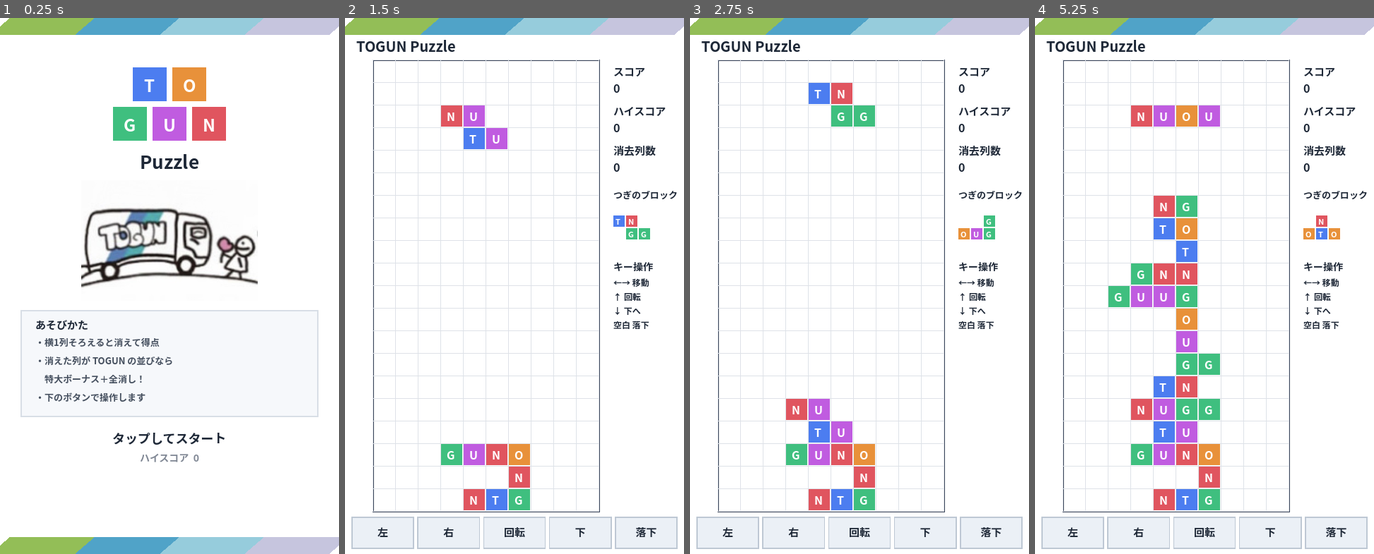
Above: before the commit, frames 1-4 (left to right).
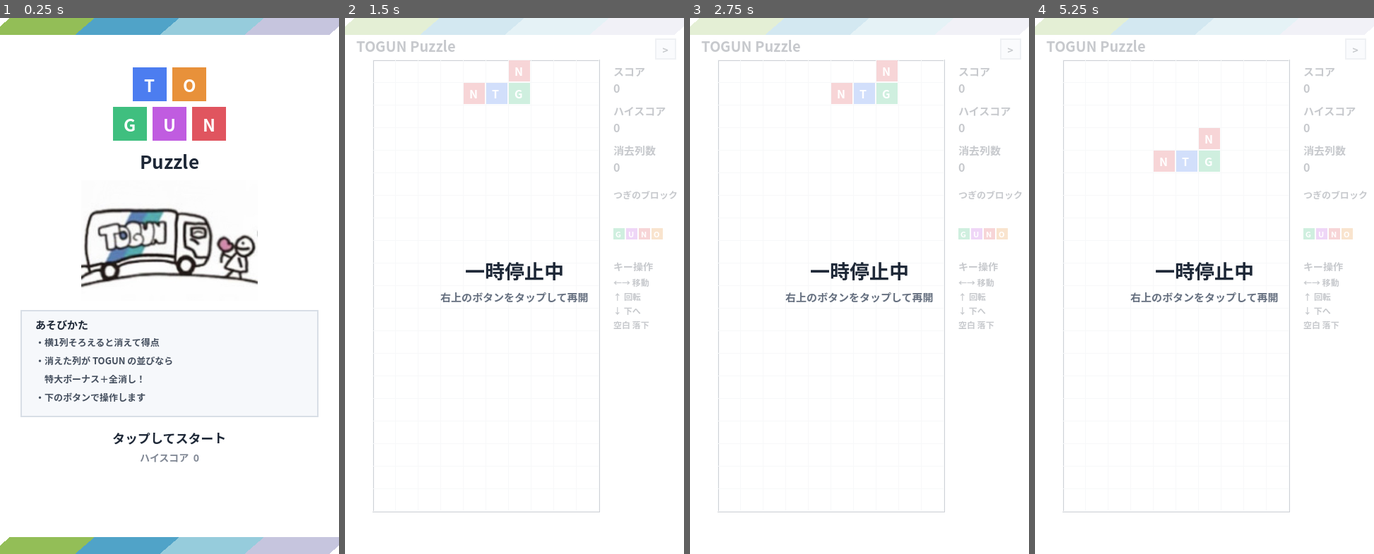
Above: after the commit, the same moments.

Repository: bohu0422-ops/togun-puzzle
Game: Godot game, scene res://scenes/Main.tscn
Two runs of this game, one before a commit and one after it. Both use one fixed random seed, a clock stepped at 60 frames per second and the inputs below.
Inputs (mouse positions are in pixels of both pictures, inside the frame that each line leads up to):
- Up to frame 1 (0.25 s): no input
- Up to frame 2 (1.5 s): tap Enter at 0.5 s; move the mouse to (589, 259) at 0.52 s; hold Right 0.53-1.28 s; tap P at 0.6 s; click (589, 259) at 0.67 s; tap Space at 0.77, 1.25 s; tap R at 0.8, 1.35 s; move the mouse to (446, 312) at 1.27 s; hold Down from 1.28 s (still down); click (446, 312) at 1.42 s
- Up to frame 3 (2.75 s): tap Space at 1.52 s; tap P at 1.55, 2.1 s; tap Enter at 2 s; move the mouse to (893, 168) at 2.02 s; release Down at 2.03 s; hold Right from 2.03 s (still down); click (893, 168) at 2.17 s; tap R at 2.3 s
- Up to frame 4 (5.25 s): tap Space at 2.75, 3.02, 3.77, 4.25, 4.52 s; move the mouse to (1187, 393) at 2.77 s; release Right at 2.78 s; hold Up 2.78-3.53 s; tap R at 2.85, 3.8, 4.35 s; click (1187, 393) at 2.92 s; tap P at 3.05, 3.6, 4.55, 5.1 s; tap Enter at 3.5 s; move the mouse to (1306, 366) at 3.52 s; hold Left 3.53-5.03 s; click (1306, 366) at 3.67 s; move the mouse to (1102, 205) at 4.27 s; click (1102, 205) at 4.42 s; move the mouse to (1221, 286) at 5.02 s; hold Down from 5.03 s (still down); click (1221, 286) at 5.17 s

The runs differ from the first frame. In frame 1, less than 0.1% of the frame differs, in the area x 18-48%, y 60-80%; in frame 2, 14%; in frame 3, 15%; in frame 4, 20%, in the area x 0-100%, y 0-100%.

Commit message:
一時停止機能とタップボタンの並び替え機能を追加、マウスクリックのタッチエミュレーションを有効化

Diff:
--- a/project.godot
+++ b/project.godot
@@ -25,6 +25,10 @@
 window/size/viewport_height=760
 window/stretch/mode="canvas_items"
 
+[input_devices]
+
+pointing/emulate_touch_from_mouse=true
+
 [rendering]
 
 renderer/rendering_method="gl_compatibility"
--- a/scripts/Main.gd
+++ b/scripts/Main.gd
@@ -63,6 +63,8 @@
 
 # ハイスコアの保存先（Web版ではブラウザの保存領域に記録される）
 const HIGH_SCORE_PATH = "user://highscore.save"
+# タップボタンの並び順の保存先
+const BUTTON_ORDER_PATH = "user://buttonorder.save"
 
 # 7種類のブロック形状（回転前の基準形）
 const SHAPES = {
@@ -86,10 +88,8 @@
 ]
 
 # =====================================================
-#  効果音・BGM（音声ファイルを使わず、コードで波形を生成する）
-#  BGMは「山の魔王の宮殿にて」（グリーグ、パブリックドメイン）の
-#  上昇して下降する音型・テンポアップしていく構成を、
-#  短調ではなく長調にアレンジして明るくポップな8bit風にしたもの。
+#  効果音（音声ファイルを使わず、コードで波形を生成する）
+#  BGM本体は実際のオーケストラ録音（assets/audio/）を使用
 # =====================================================
 const AUDIO_MIX_RATE = 22050
 const C4_FREQ = 261.63
@@ -120,10 +120,19 @@
 var bonus_active = false  # TOGUNボーナス演出中かどうか
 var bonus_timer = 0.0
 
+var paused = false  # 一時停止中かどうか
+
 var next_piece_cells = []  # 次に出てくるブロックの形（プレビュー表示用）
 var next_letters = []      # 次に出てくるブロックの文字
 
+var button_order = [0, 1, 2, 3, 4]  # TOUCH_BUTTON_DEFSの並び順（インデックス）
+var rearrange_mode = false          # ボタンの並び替えモード中かどうか
+var rearrange_selected = -1         # 並び替え中に選択済みのボタン位置（-1で未選択）
+
 var touch_buttons = []    # [{"rect": Rect2, "action": String, "label": String}, ...]
+var pause_button_rect = Rect2()
+var rearrange_button_rect = Rect2()
+var rearrange_reset_rect = Rect2()
 var truck_texture = preload("res://assets/togun_truck.jpg")
 var game_font = preload("res://assets/fonts/NotoSansJP.ttf")  # 日本語表示用（Godot内蔵フォントには日本語が無いため）
 
@@ -139,6 +148,7 @@
 func _ready():
 	randomize()
 	_load_high_score()
+	_load_button_order()
 	_init_board()
 	_roll_next_piece()
 	_spawn_piece()
@@ -164,6 +174,43 @@
 	if f == null:
 		return
 	f.store_line(str(high_score))
+	f.close()
+
+
+func _load_button_order():
+	if not FileAccess.file_exists(BUTTON_ORDER_PATH):
+		return
+	var f = FileAccess.open(BUTTON_ORDER_PATH, FileAccess.READ)
+	if f == null:
+		return
+	var line = f.get_line()
+	f.close()
+	var parts = line.split(",")
+	if parts.size() != TOUCH_BUTTON_DEFS.size():
+		return
+	var order = []
+	for p in parts:
+		if not p.is_valid_int():
+			return
+		order.append(int(p))
+	order.sort()
+	for i in range(order.size()):
+		if order[i] != i:
+			return  # 0..4が過不足なく揃っていない場合は不正なデータとして無視
+	var parsed = []
+	for p in parts:
+		parsed.append(int(p))
+	button_order = parsed
+
+
+func _save_button_order():
+	var f = FileAccess.open(BUTTON_ORDER_PATH, FileAccess.WRITE)
+	if f == null:
+		return
+	var strs = []
+	for i in button_order:
+		strs.append(str(i))
+	f.store_line(",".join(strs))
 	f.close()
 
 
@@ -184,10 +231,16 @@
 	var total_w = viewport_w - TOUCH_BTN_MARGIN * 2 - TOUCH_BTN_GAP * (count - 1)
 	var btn_w = total_w / count
 	var x = TOUCH_BTN_MARGIN
-	for d in TOUCH_BUTTON_DEFS:
+	for idx in button_order:
+		var d = TOUCH_BUTTON_DEFS[idx]
 		var rect = Rect2(x, TOUCH_BTN_Y, btn_w, TOUCH_BTN_H)
-		touch_buttons.append({"rect": rect, "action": d["action"], "label": d["label"]})
+		touch_buttons.append({"rect": rect, "action": d["action"], "label": d["label"], "def_index": idx})
 		x += btn_w + TOUCH_BTN_GAP
+
+	var info_x = BOARD_OFFSET_X + COLS * CELL_SIZE + 20
+	pause_button_rect = Rect2(viewport_w - 40, HEADER_STRIPE_H + 6, 28, 28)
+	rearrange_button_rect = Rect2(info_x, BOARD_OFFSET_Y + 400, 100, 26)
+	rearrange_reset_rect = Rect2(info_x, BOARD_OFFSET_Y + 432, 100, 26)
 
 
 func _init_board():
@@ -226,6 +279,10 @@
 		queue_redraw()
 		return
 
+	if paused:
+		queue_redraw()
+		return
+
 	if bonus_active:
 		bonus_timer -= delta
 		if bonus_timer <= 0.0:
@@ -250,19 +307,20 @@
 				bgm_player.volume_db = GAMEPLAY_BGM_VOLUME_DB
 		return
 
-	if bonus_active:
-		return
-
 	if event is InputEventScreenTouch and event.pressed:
 		_handle_touch(event.position)
 		return
 
-	if game_over:
-		if event is InputEventKey and event.pressed and event.keycode == KEY_R:
-			_restart()
-		return
-
 	if event is InputEventKey and event.pressed:
+		if event.keycode == KEY_P and not bonus_active and not game_over:
+			_toggle_pause()
+			return
+		if paused or bonus_active:
+			return
+		if game_over:
+			if event.keycode == KEY_R:
+				_restart()
+			return
 		match event.keycode:
 			KEY_LEFT:
 				_move_piece(Vector2i(-1, 0))
@@ -276,25 +334,68 @@
 				_hard_drop()
 
 
+func _toggle_pause():
+	paused = not paused
+	if bgm_player != null:
+		bgm_player.stream_paused = paused
+
+
 func _handle_touch(pos: Vector2):
 	if game_over:
 		_restart()
 		return
 
-	for btn in touch_buttons:
+	if not bonus_active and pause_button_rect.has_point(pos):
+		_toggle_pause()
+		return
+
+	if paused or bonus_active:
+		return
+
+	if rearrange_button_rect.has_point(pos):
+		rearrange_mode = not rearrange_mode
+		rearrange_selected = -1
+		return
+
+	if rearrange_mode and rearrange_reset_rect.has_point(pos):
+		button_order = [0, 1, 2, 3, 4]
+		_save_button_order()
+		_setup_touch_buttons()
+		rearrange_selected = -1
+		return
+
+	for i in range(touch_buttons.size()):
+		var btn = touch_buttons[i]
 		if btn["rect"].has_point(pos):
-			match btn["action"]:
-				"left":
-					_move_piece(Vector2i(-1, 0))
-				"right":
-					_move_piece(Vector2i(1, 0))
-				"rotate":
-					_rotate_piece()
-				"soft_drop":
-					_move_piece(Vector2i(0, 1))
-				"hard_drop":
-					_hard_drop()
+			if rearrange_mode:
+				_handle_rearrange_tap(i)
+			else:
+				match btn["action"]:
+					"left":
+						_move_piece(Vector2i(-1, 0))
+					"right":
+						_move_piece(Vector2i(1, 0))
+					"rotate":
+						_rotate_piece()
+					"soft_drop":
+						_move_piece(Vector2i(0, 1))
+					"hard_drop":
+						_hard_drop()
 			return
+
+
+func _handle_rearrange_tap(index: int):
+	if rearrange_selected == -1:
+		rearrange_selected = index
+	elif rearrange_selected == index:
+		rearrange_selected = -1
+	else:
+		var tmp = button_order[rearrange_selected]
+		button_order[rearrange_selected] = button_order[index]
+		button_order[index] = tmp
+		_save_button_order()
+		_setup_touch_buttons()
+		rearrange_selected = -1
 
 
 func _restart():
@@ -304,11 +405,13 @@
 	game_over = false
 	bonus_active = false
 	bonus_timer = 0.0
+	paused = false
 	high_score_updated = false
 	_init_board()
 	_roll_next_piece()
 	_spawn_piece()
 	if bgm_player != null:
+		bgm_player.stream_paused = false
 		bgm_player.play()
 
 
@@ -654,7 +757,57 @@
 		else:
 			draw_string(game_font, Vector2(BOARD_OFFSET_X + 10, go_y + 30), "Rキーか画面タップで再開", HORIZONTAL_ALIGNMENT_LEFT, -1, 16, DARK_TEXT)
 
+	_draw_pause_button()
+
+	if paused:
+		_draw_pause_overlay()
+		return
+
+	_draw_rearrange_controls()
 	_draw_touch_buttons()
+
+
+func _draw_pause_button():
+	var r = pause_button_rect
+	draw_rect(r, BTN_BG, true)
+	draw_rect(r, BTN_BORDER, false, 1.5)
+	var label = ">" if paused else "||"
+	var fs = 14
+	var ts = game_font.get_string_size(label, HORIZONTAL_ALIGNMENT_LEFT, -1, fs)
+	draw_string(game_font, Vector2(r.position.x + (r.size.x - ts.x) / 2.0, r.position.y + r.size.y / 2.0 + ts.y / 3.0), label, HORIZONTAL_ALIGNMENT_LEFT, -1, fs, DARK_TEXT)
+
+
+func _draw_pause_overlay():
+	var viewport_w = get_viewport_rect().size.x
+	var viewport_h = get_viewport_rect().size.y
+	draw_rect(Rect2(0, 0, viewport_w, viewport_h), Color(1, 1, 1, 0.75), true)
+
+	var title = "一時停止中"
+	var ts = game_font.get_string_size(title, HORIZONTAL_ALIGNMENT_LEFT, -1, 28)
+	draw_string(game_font, Vector2((viewport_w - ts.x) / 2.0, viewport_h / 2.0 - 10), title, HORIZONTAL_ALIGNMENT_LEFT, -1, 28, DARK_TEXT)
+
+	var hint = "右上のボタンをタップして再開"
+	var hs = game_font.get_string_size(hint, HORIZONTAL_ALIGNMENT_LEFT, -1, 15)
+	draw_string(game_font, Vector2((viewport_w - hs.x) / 2.0, viewport_h / 2.0 + 22), hint, HORIZONTAL_ALIGNMENT_LEFT, -1, 15, Color(0.4, 0.44, 0.5))
+
+
+func _draw_rearrange_controls():
+	var r = rearrange_button_rect
+	draw_rect(r, LETTER_COLORS["T"] if rearrange_mode else BTN_BG, true)
+	draw_rect(r, BTN_BORDER, false, 1.5)
+	var label = "並び替え中" if rearrange_mode else "並び替え"
+	var fs = 12
+	var ts = game_font.get_string_size(label, HORIZONTAL_ALIGNMENT_LEFT, -1, fs)
+	var color = Color(1, 1, 1) if rearrange_mode else DARK_TEXT
+	draw_string(game_font, Vector2(r.position.x + (r.size.x - ts.x) / 2.0, r.position.y + r.size.y / 2.0 + ts.y / 3.0), label, HORIZONTAL_ALIGNMENT_LEFT, -1, fs, color)
+
+	if rearrange_mode:
+		var rr = rearrange_reset_rect
+		draw_rect(rr, BTN_BG, true)
+		draw_rect(rr, BTN_BORDER, false, 1.5)
+		var rlabel = "元に戻す"
+		var rts = game_font.get_string_size(rlabel, HORIZONTAL_ALIGNMENT_LEFT, -1, fs)
+		draw_string(game_font, Vector2(rr.position.x + (rr.size.x - rts.x) / 2.0, rr.position.y + rr.size.y / 2.0 + rts.y / 3.0), rlabel, HORIZONTAL_ALIGNMENT_LEFT, -1, fs, DARK_TEXT)
 
 
 func _draw_stripe_band(y0: float):
@@ -779,16 +932,19 @@
 
 
 func _draw_touch_buttons():
-	for btn in touch_buttons:
+	for i in range(touch_buttons.size()):
+		var btn = touch_buttons[i]
 		var rect = btn["rect"]
-		draw_rect(rect, BTN_BG, true)
-		draw_rect(rect, BTN_BORDER, false, 1.5)
+		var is_selected = rearrange_mode and rearrange_selected == i
+		draw_rect(rect, LETTER_COLORS["T"] if is_selected else BTN_BG, true)
+		draw_rect(rect, LETTER_COLORS["N"] if rearrange_mode else BTN_BORDER, false, 1.5 if not rearrange_mode else 2.5)
 		var label = btn["label"]
 		var font_size = 15
 		var text_size = game_font.get_string_size(label, HORIZONTAL_ALIGNMENT_LEFT, -1, font_size)
 		var tx = rect.position.x + (rect.size.x - text_size.x) / 2.0
 		var ty = rect.position.y + rect.size.y / 2.0 + text_size.y / 4.0
-		draw_string(game_font, Vector2(tx, ty), label, HORIZONTAL_ALIGNMENT_LEFT, -1, font_size, DARK_TEXT)
+		var text_color = Color(1, 1, 1) if is_selected else DARK_TEXT
+		draw_string(game_font, Vector2(tx, ty), label, HORIZONTAL_ALIGNMENT_LEFT, -1, font_size, text_color)
 
 
 func _draw_cell(col: int, row: int, letter: String, color: Color):
Binary file changed: assets/fonts/NotoSansJP.ttf
Not shown, changed: docs/index.html
Not shown, changed: docs/index.pck
Not shown, changed: docs/index.service.worker.js
